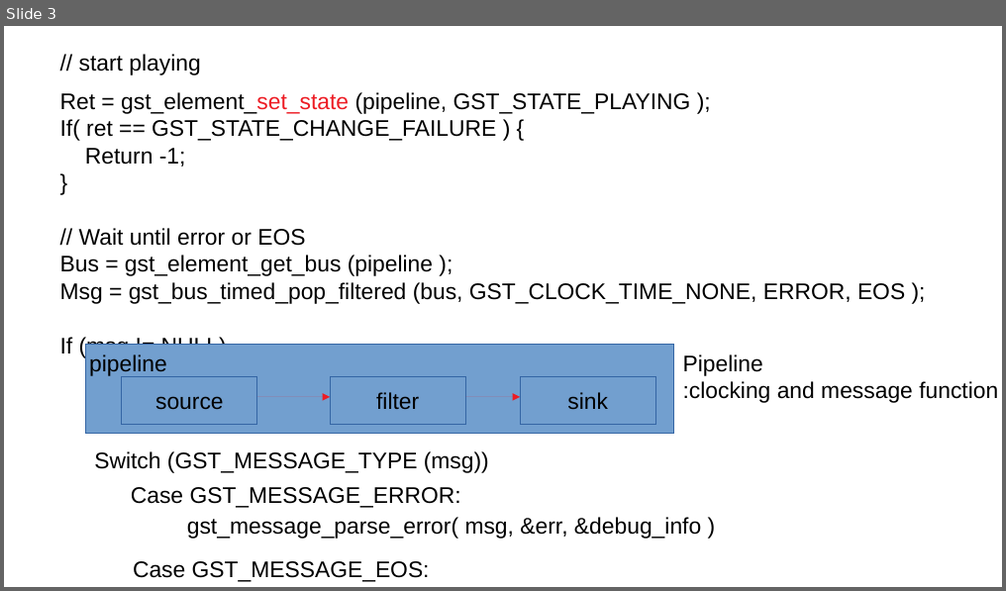
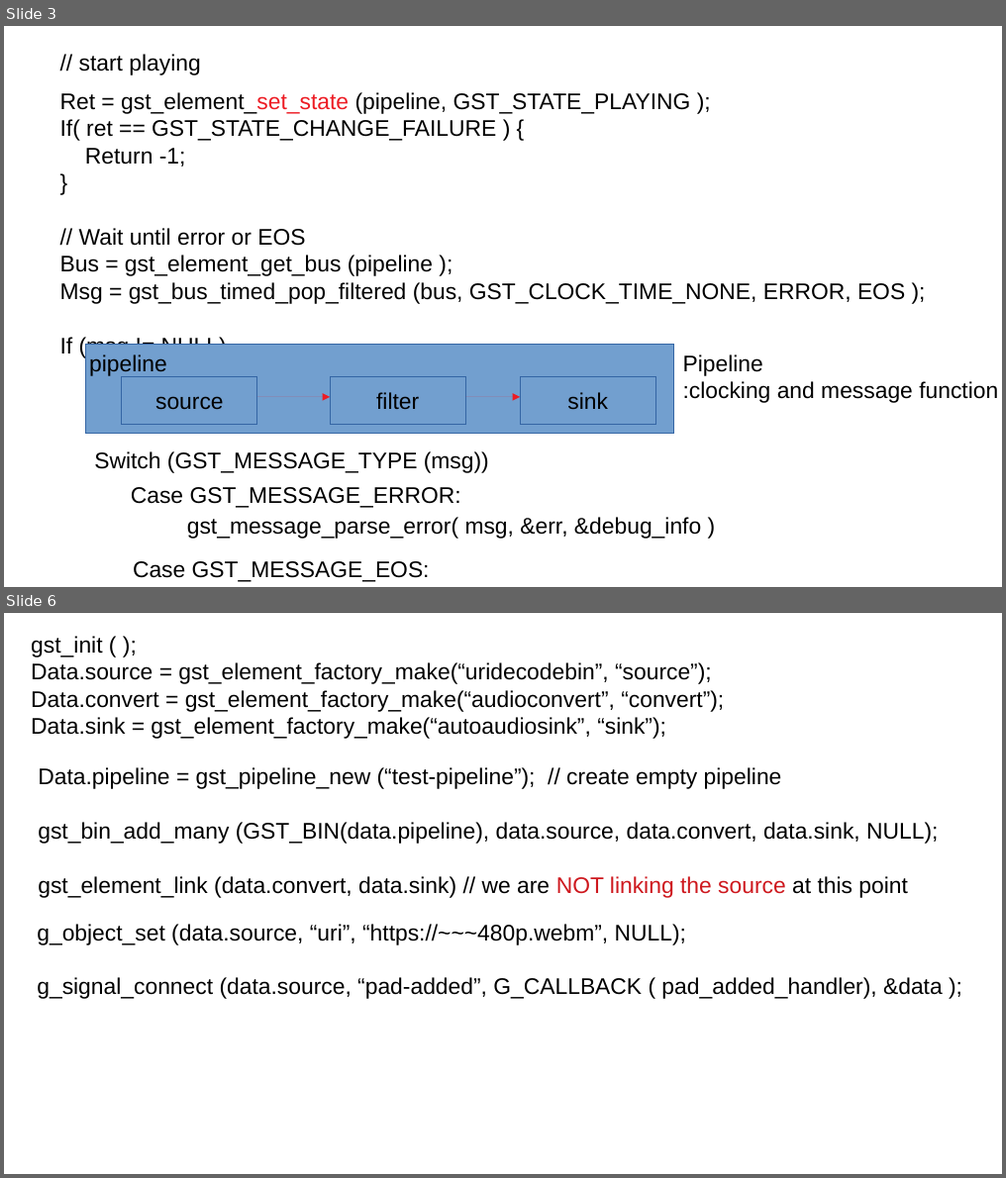
Before and after one commit to twoload/Software, a slide deck: opensource/gstreamer/myReview.odp. Shown one above the other, each under a label of ours: slide 3 before the commit, slides 3 and 6 after it; the slides between them are not shown. The pictures are 1006x591 and 1006x1178 pixels, drawn with LibreOffice and Linux fonts; fonts in the diff are those of the drawing. Boxes give left, top, right and bottom in pixels: in the first picture for what was removed or moved away, otherwise in the second. Text is boxed around its words. In the diff, an @@ line names an element or a change of style, - is before the commit and + after.

```diff
--- a/opensource/gstreamer/myReview.odp
+++ b/opensource/gstreamer/myReview.odp
@@ slide 6 added at [4, 613, 1002, 1174], background #FFFFFF @@
@@ text added at [31, 636, 724, 739], 18 pt, text #000000 @@
+gst_init ( );
+Data.source = gst_element_factory_make(“uridecodebin”, “source”);
+Data.convert = gst_element_factory_make(“audioconvert”, “convert”);
+Data.sink = gst_element_factory_make(“autoaudiosink”, “sink”);
@@ text added at [38, 767, 938, 898], 18 pt, text #000000 @@
+Data.pipeline = gst_pipeline_new (“test-pipeline”); // create empty pipeline
+gst_bin_add_many (GST_BIN(data.pipeline), data.source, data.convert, data.sink, NULL);
+gst_element_link (data.convert, data.sink) // we are NOT linking the source at this point
@@ text added at [37, 924, 943, 999], 18 pt, text #000000 @@
+g_object_set (data.source, “uri”, “https://~~~480p.webm”, NULL);
+g_signal_connect (data.source, “pad-added”, G_CALLBACK ( pad_added_handler), &data );
```
Also in this commit, not shown: 2 slides changed, 2 other slides added, 15 other files.
